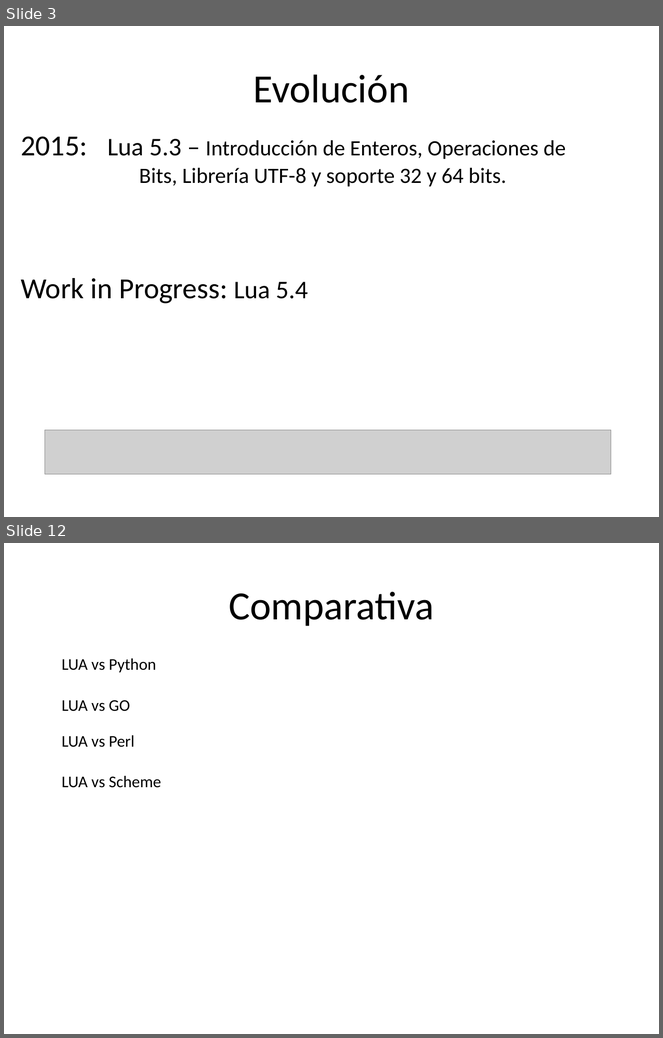
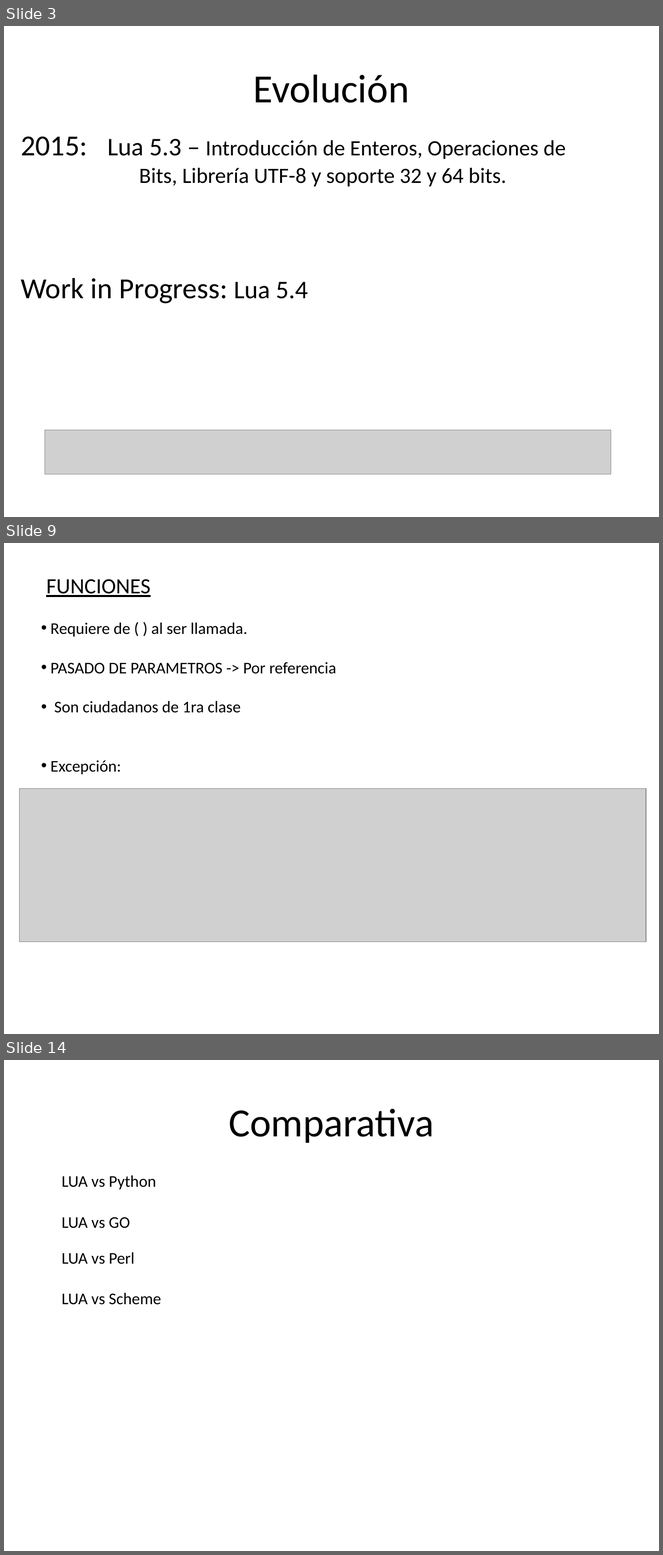
Before and after one commit to Santiago39353535/TDL, a slide deck: LUA.pptx. Shown one above the other, each under a label of ours: slides 3 and 12 before the commit, slides 3, 9 and 14 after it; the slides between them are not shown. The pictures are 663x1038 and 663x1555 pixels, drawn with LibreOffice and Linux fonts; fonts in the diff are those of the drawing; grey boxes stand for pictures; background and template pictures are left out. Boxes give left, top, right and bottom in pixels: in the first picture for what was removed or moved away, otherwise in the second. Text is boxed around its words. In the diff, an @@ line names an element or a change of style, - is before the commit and + after.

```diff
--- a/LUA.pptx
+++ b/LUA.pptx
@@ slide 9 added at bbox=[4, 543, 659, 1034], background picture (left out) @@
@@ text added at bbox=[46, 579, 151, 597], 24 pt, text #000000, underline @@
+FUNCIONES
@@ text added at bbox=[50, 623, 336, 774], 18 pt, text #000000 @@
+• Requiere de ( ) al ser llamada.
+• PASADO DE PARAMETROS -> Por referencia
+• Son ciudadanos de 1ra clase
+• Excepción:
@@ picture added at bbox=[19, 788, 646, 942] @@
@@ what was slide 12 is now slide 14 @@
```
Also in this commit, not shown: 5 slides changed, 4 other slides added, 3 slides removed.
